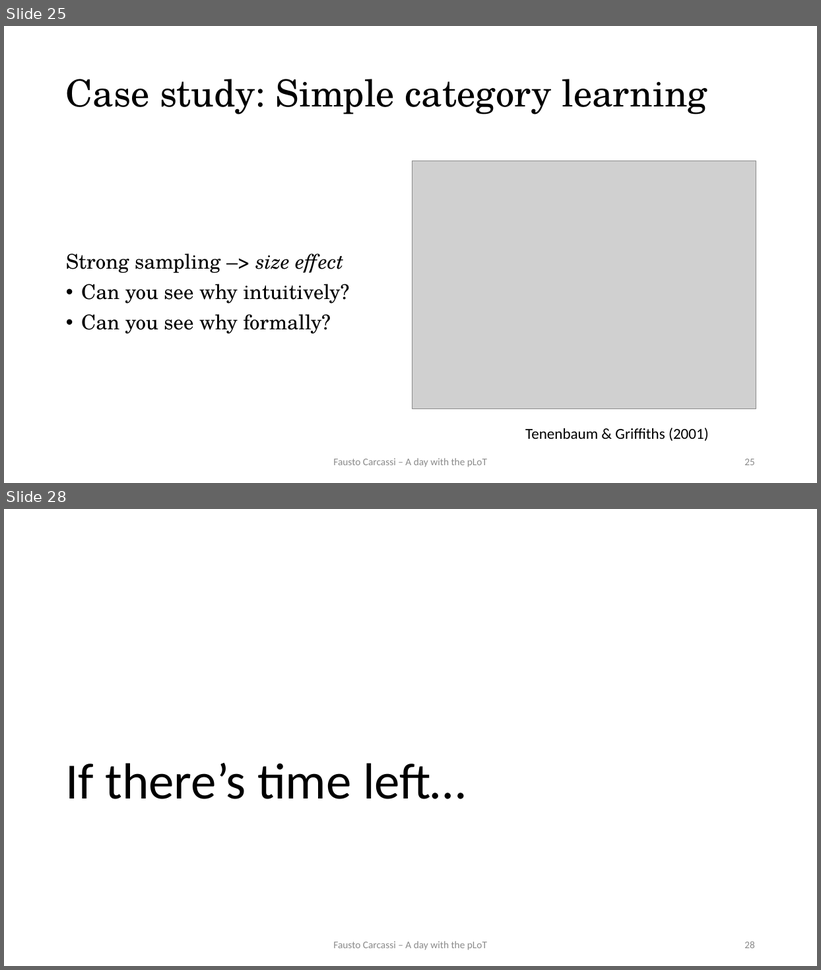
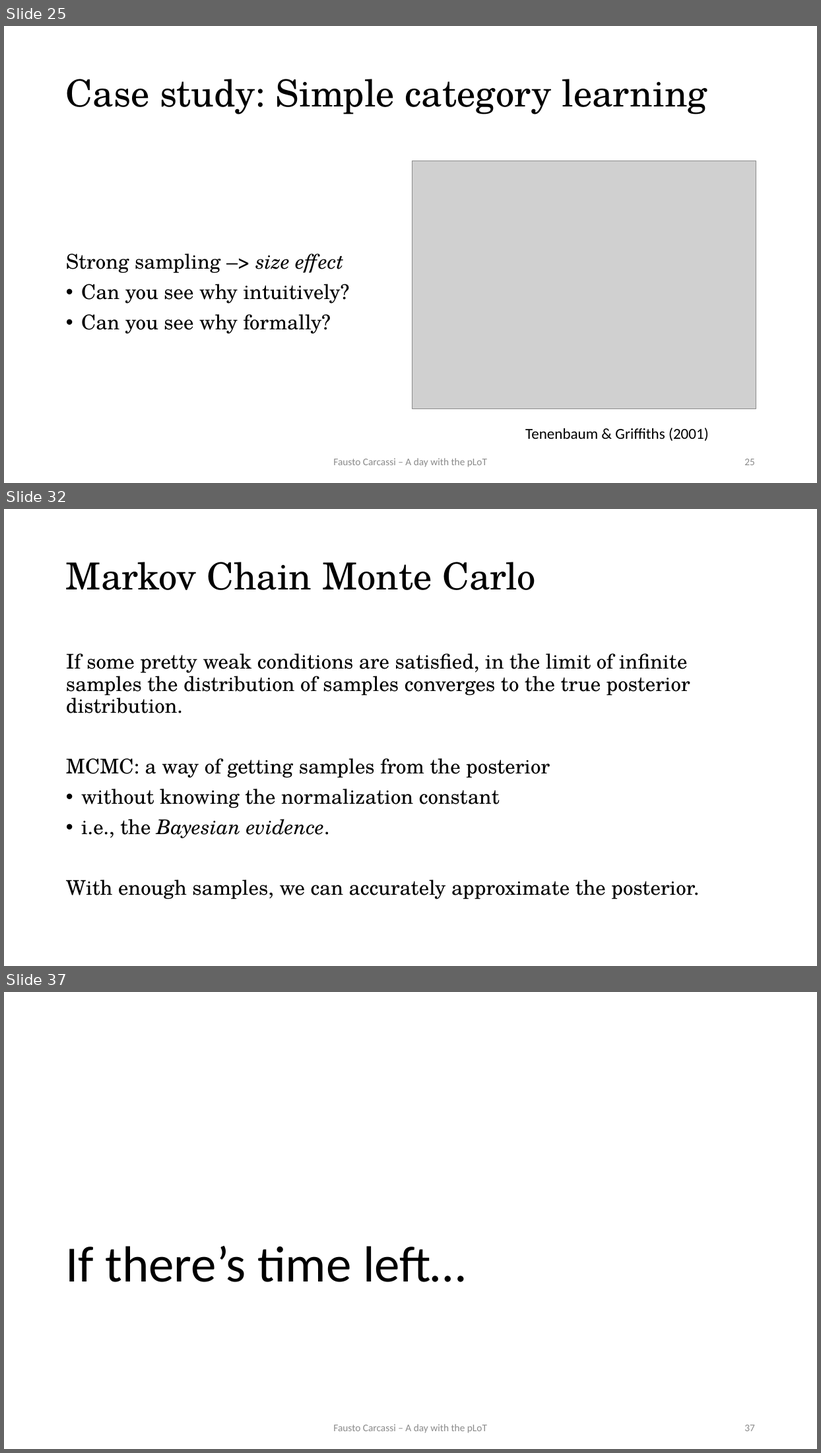
Before and after one commit to thelogicalgrammar/pLoT_workshop, a slide deck: book/lectures/2.pptx. Shown one above the other, each under a label of ours: slides 25 and 28 before the commit, slides 25, 32 and 37 after it; the slides between them are not shown. The pictures are 821x970 and 821x1453 pixels, drawn with LibreOffice and Linux fonts; fonts in the diff are those of the drawing; grey boxes stand for pictures. Boxes give left, top, right and bottom in pixels: in the first picture for what was removed or moved away, otherwise in the second. Text is boxed around its words. In the diff, an @@ line names an element or a change of style, - is before the commit and + after.

```diff
--- a/book/lectures/2.pptx
+++ b/book/lectures/2.pptx
@@ slide 32 added at (4, 509, 817, 966), background #FFFFFF @@
@@ title added at (66, 562, 536, 590), 44 pt, text #000000 @@
+Markov Chain Monte Carlo
@@ text added at (66, 654, 699, 900), 24 pt, text #000000 @@
+If some pretty weak conditions are satisfied, in the limit of infinite samples the distribution of samples converges to the true posterior distribution.
+MCMC: a way of getting samples from the posterior
+• without knowing the normalization constant
+• i.e., the Bayesian evidence.
+With enough samples, we can accurately approximate the posterior.
@@ what was slide 28 is now slide 37 @@
@@ page number at (745, 1425, 755, 1432): text changed @@
-28
+37
```
Also in this commit, not shown: 4 slides changed, 9 other slides added, 8 other files.
